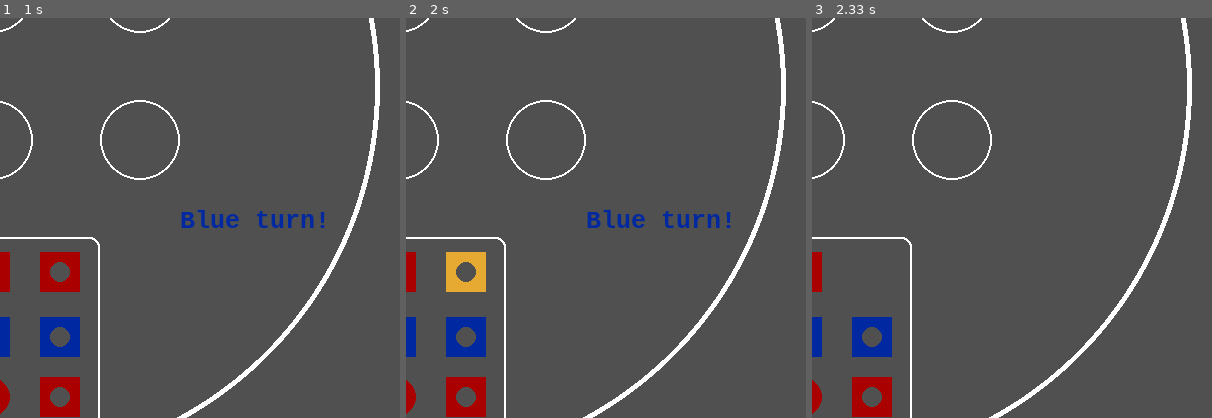
Above: before the commit, frames 1-3 (left to right).
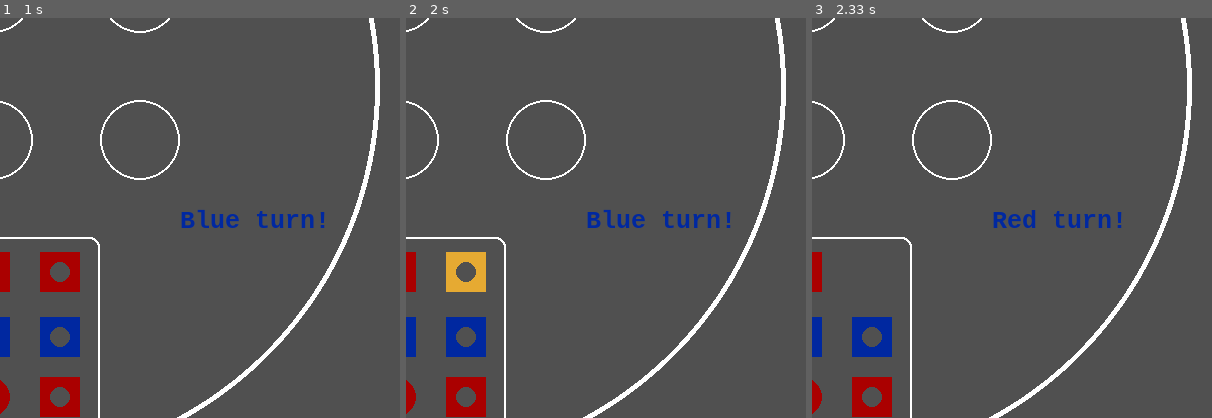
Above: after the commit, the same moments.

Repository: Jakub93-vim/PyGame
Game: pygame game, started from Quarto Game.py
Two runs of this game, one before a commit and one after it. Both use one fixed random seed, a clock stepped at 60 frames per second and the inputs below.
Inputs (mouse positions are % of the whole screen's width and height, from its top left):
- Up to frame 1 (1 s): click (50, 50) at 0.45 s; click (60, 72) at 0.87 s
- Up to frame 2 (2 s): click (52, 16) at 1.87 s
- Up to frame 3 (2.33 s): no input
The pictures show only the part of the screen within x 50-100%, y 41-91%; the shares and areas given below are measured in that part.

Frames 1-2 are identical in both runs. In frame 3, 0.5% of the frame differs, in the area x 45-78%, y 48-53%.

Commit message:
Game logic evaluation

Diff:
--- a/Quarto Game.py
+++ b/Quarto Game.py
@@ -165,6 +165,12 @@
         win.blit(label, (580, 520))
     pygame.display.update()
 
+    if RedTurn:
+
+        label = myfont.render("Red turn!", 1, (blue))
+        win.blit(label, (580, 520))
+    pygame.display.update()
+
 
 def mainLoop ():
 
@@ -174,6 +180,7 @@
     PlayerRed = False
     PlayerBlue = False
     BlueTurn = True
+    RedTurn = False
     gameEvalCircHoriz = [[0,0,0],[0,0,0],[0,0,0]]
     gameEvalCircVerti = [[0, 0, 0], [0, 0, 0], [0, 0, 0]]
     gameEvalRectHoriz = [[0, 0, 0], [0, 0, 0], [0, 0, 0]]
@@ -200,6 +207,7 @@
                     numOfClicks = 0
                     x.selected = False # deselection of the token
                     BlueTurn = False
+                    RedTurn = True
 
                     print (x.position, positionDict.get('B2'))
 
